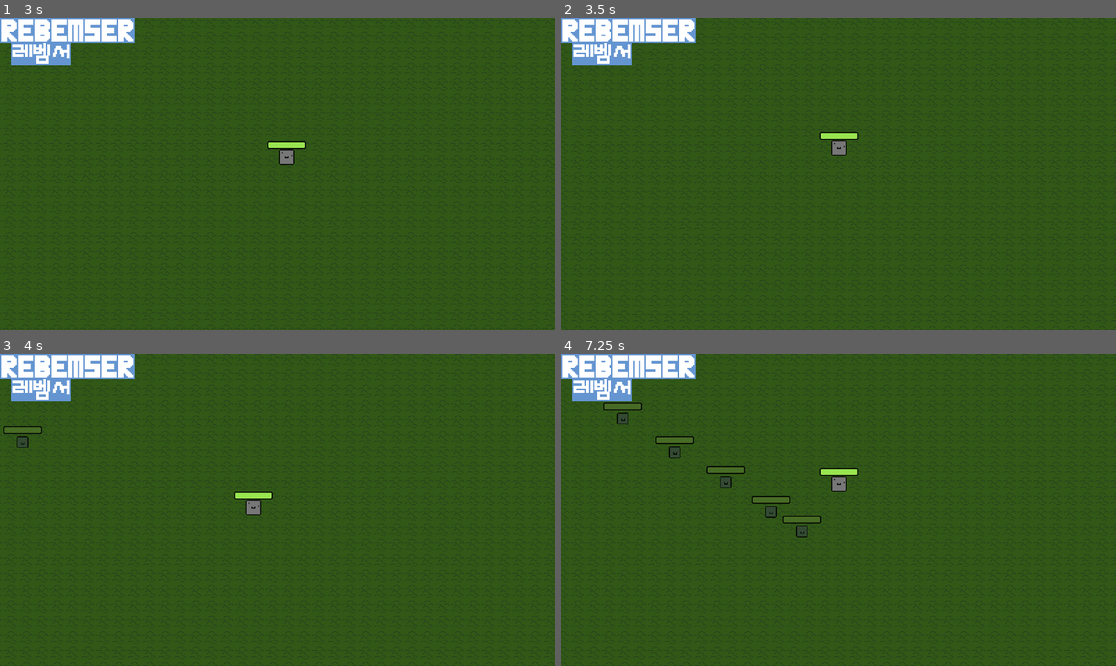
Above: before the commit, frames 1-4 (two rows, left to right).
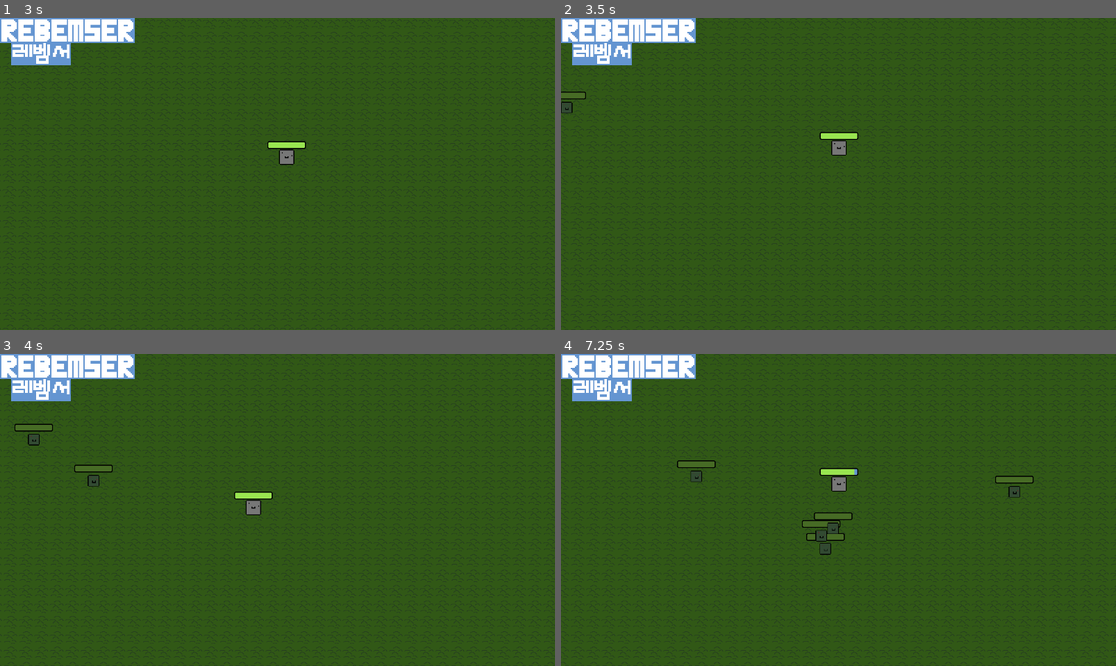
Above: after the commit, the same moments.

Repository: newkincode/rebemser
Game: Godot game, scene res://main.tscn
Two runs of this game, one before a commit and one after it. Both use one fixed random seed, a clock stepped at 60 frames per second and the inputs below.
Inputs:
- Up to frame 1 (3 s): tap Enter at 0.5 s; hold Right (right) 0.53-1.28 s; hold Down (down) 1.28-2.03 s; hold Right (right) 2.03-2.78 s; hold Up (up) from 2.78 s (still down)
- Up to frame 2 (3.5 s): keep holding Up (up)
- Up to frame 3 (4 s): release Up (up) at 3.53 s; hold Left (left) from 3.53 s (still down)
- Up to frame 4 (7.25 s): release Left (left) at 5.03 s; hold Down (down) 5.03-5.78 s; hold Right (right) 5.78-6.53 s; hold Up (up) from 6.53 s (still down)

Frame 1 is identical in both runs. In frame 2, 0.1% of the frame differs, in the area x 0-5%, y 23-31%; in frame 3, 0.4%; in frame 4, 1.4%, in the area x 7-86%, y 15-65%.

Commit message:
add : 랜덤한 위치에서 좀비생성, 좀비 이동 알고리즘 간단변경

Diff:
--- a/sceen/zombie.gd
+++ b/sceen/zombie.gd
@@ -1,17 +1,18 @@
 extends CharacterBody2D
 
-var speed = 150
+var speed = 200
 var player_chase = false
 var player: CharacterBody2D = null
 var attack_player = null
 var attack_count = 0
 var hp = 100
+var gac = 0
 @onready var texture_progress_bar = $TextureProgressBar
 @onready var zombies = $"../Zombies"
 
 func _physics_process(delta):
 	if player_chase:
-		velocity = (player.global_position - global_position).normalized() * speed
+		velocity = (player.position - position).normalized() * speed
 		move_and_slide()
 	if not attack_player == null and attack_count >= 2:
 		attack_player.hp -= 5
--- a/zombie_create.gd
+++ b/zombie_create.gd
@@ -3,7 +3,9 @@
 const ZOMBIE = preload("res://sceen/zombie.tscn")
 var v_pos = Vector2(0,0)
 var zb_count = 0
-var max_zb = 5
+var max_zb = 20
+var rand_pos = 0
+@onready var player = $"../Player"
 
 # Called when the node enters the scene tree for the first time.
 func _ready():
@@ -14,7 +16,15 @@
 func _process(delta):
 	count += delta
 	if count >= 1 and not zb_count >= max_zb:
-		v_pos.x += 20
+		rand_pos = randi()%4
+		if rand_pos == 0:
+			v_pos = player.position*2
+		elif rand_pos == 1:
+			v_pos = player.position/4
+		elif rand_pos == 2:
+			v_pos = Vector2(player.position.x/4, player.position.x*2)
+		elif rand_pos == 3:
+			v_pos = Vector2(player.position.x*2, player.position.x/4)
 		clone(v_pos)
 		count = 0
 		zb_count+=1
